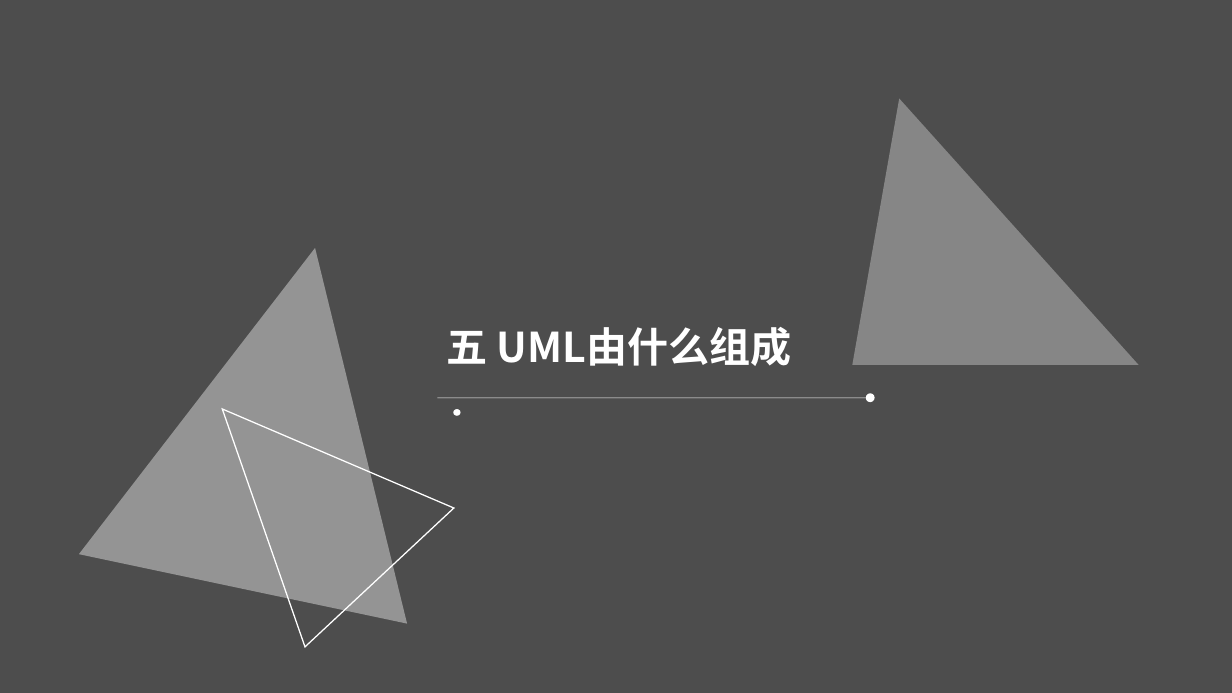
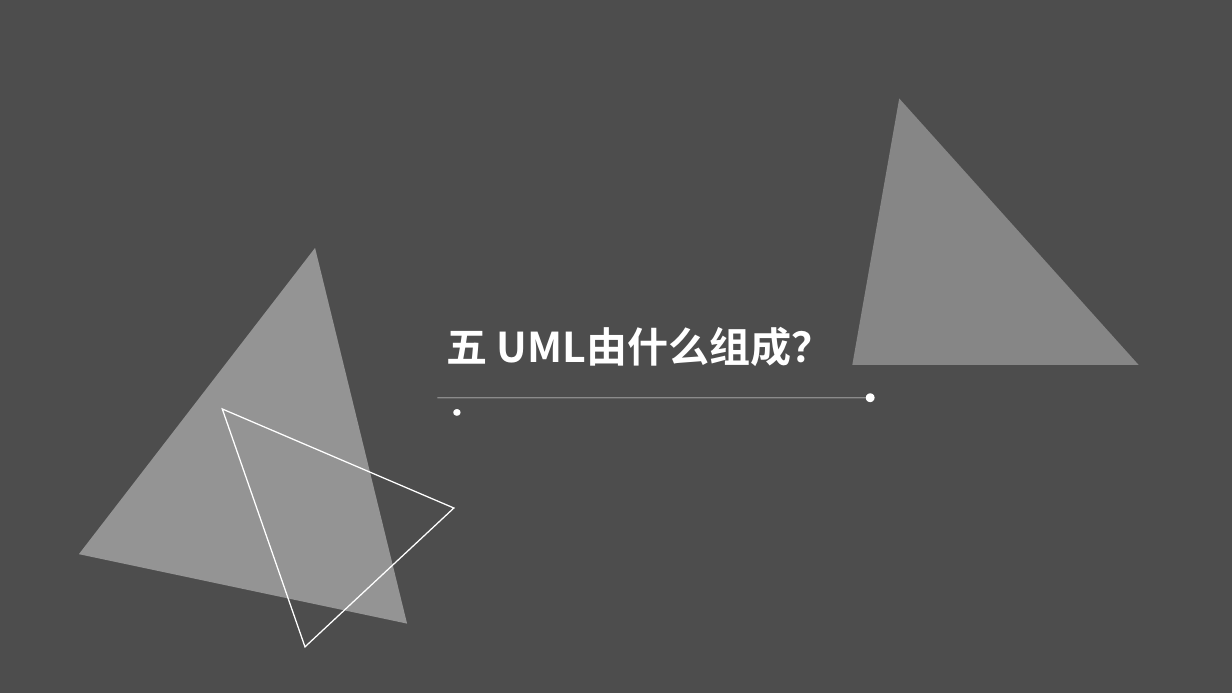
Before and after one commit to woncat/PRD2017, a slide deck: slide 15 of PRD-2017-G25-UML概述PPT V1.0.ppt. Drawn at 1232x693 pixels with LibreOffice and Linux fonts; fonts in the diff are those of the drawing; background and template pictures are left out; a plain dark background stands for a picture behind light text. Boxes give left, top, right and bottom in pixels: in the first picture for what was removed or moved away, otherwise in the second. Text is boxed around its words. In the diff, an @@ line names an element or a change of style, - is before the commit and + after.

```diff
--- a/PRD-2017-G25-UML概述PPT V1.0.ppt
+++ b/PRD-2017-G25-UML概述PPT V1.0.ppt
@@ text at [446, 327, 833, 366]: text changed @@
-五 UML由什么组成
+五 UML由什么组成？
```
Also in this commit, not shown: 11 other slides changed.
